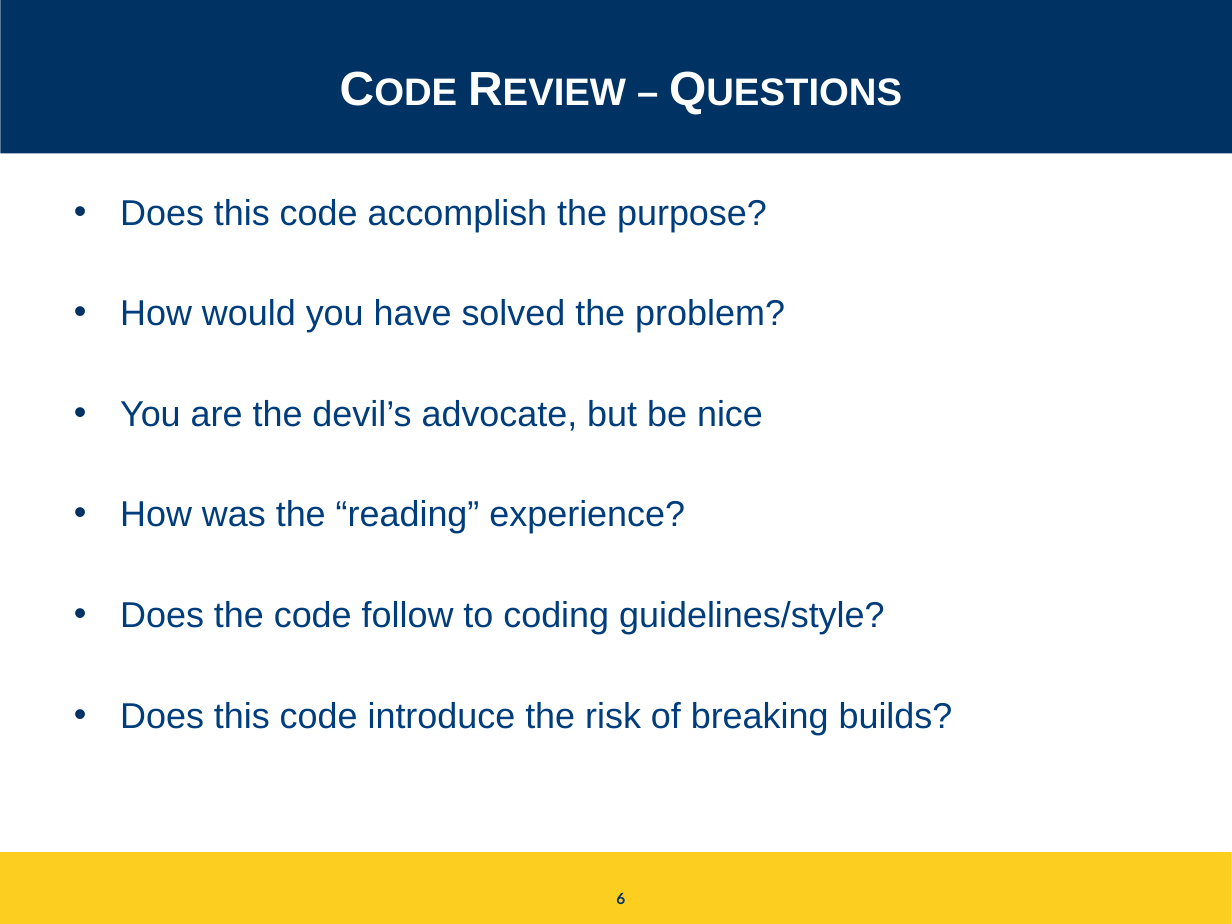
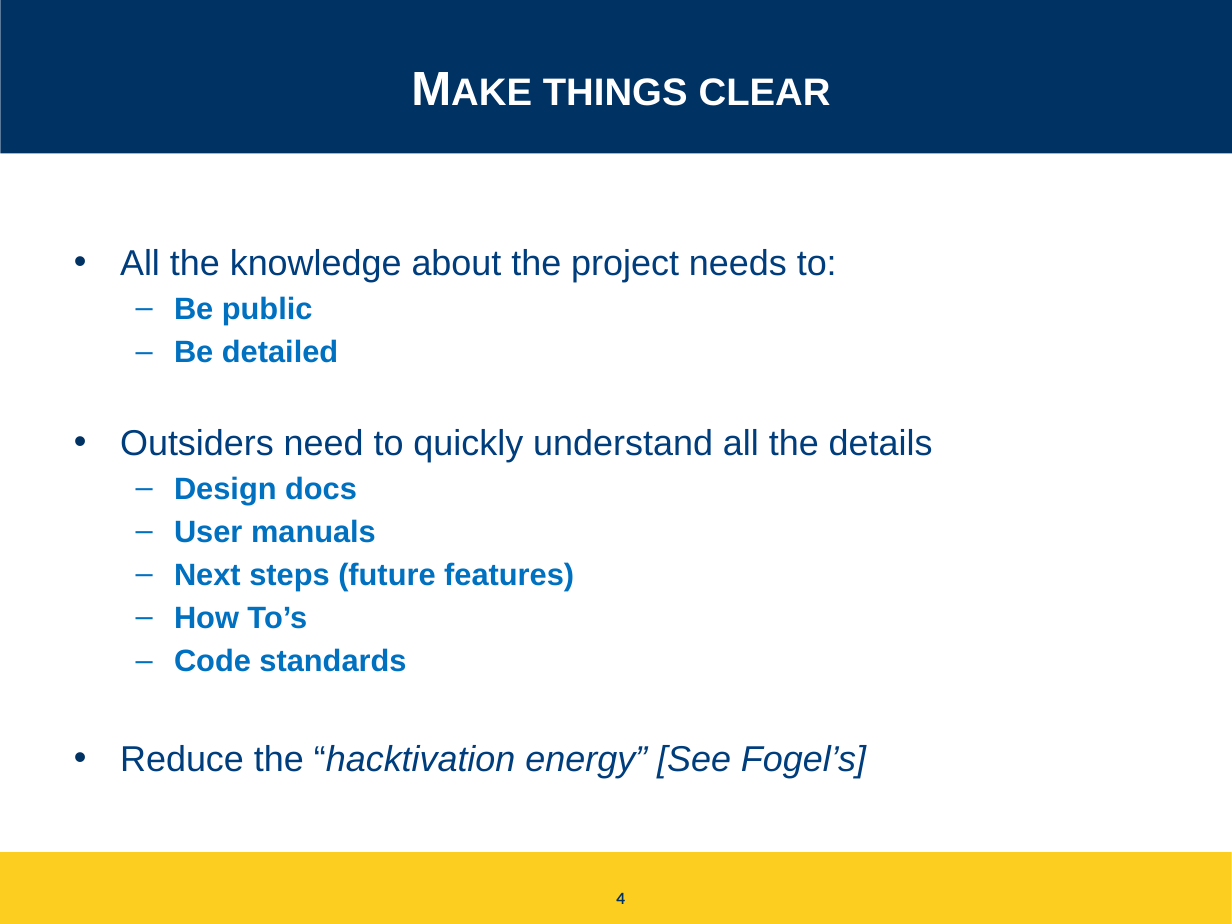
Before and after one commit to igorsteinmacher/SL-UTFPR-2021, a slide deck: slide 4 of notes/Lecture_05.pptx (slide 6 before the commit). Drawn at 1232x924 pixels with LibreOffice and Linux fonts; fonts in the diff are those of the drawing. Boxes give left, top, right and bottom in pixels: in the first picture for what was removed or moved away, otherwise in the second. Text is boxed around its words. In the diff, an @@ line names an element or a change of style, - is before the commit and + after.

Commit message:
Adding Lecture about creating an OSS proj

```diff
--- a/notes/Lecture_05.pptx
+++ b/notes/Lecture_05.pptx
@@ title at <box>543,78,831,106</box>: text changed @@
-Code Review – Questions
+Make things clear
@@ text at <box>120,249,933,778</box>: text changed @@
-• Does this code accomplish the purpose?
-• How would you have solved the problem?
-• You are the devil’s advocate, but be nice
-• How was the “reading” experience?
-• Does the code follow to coding guidelines/style?
-• Does this code introduce the risk of breaking builds?
+• All the knowledge about the project needs to:
+  – Be public
+  – Be detailed
+• Outsiders need to quickly understand all the details
+  – Design docs
+  – User manuals
+  – Next steps (future features)
+  – How To’s
+  – Code standards
+• Reduce the “hacktivation energy” [See Fogel’s]
@@ page number at <box>616,892,625,904</box>: text changed @@
-6
+4
```
Also in this commit, not shown: 5 other slides changed, 16 slides added, 4 slides removed, 1 other file.
